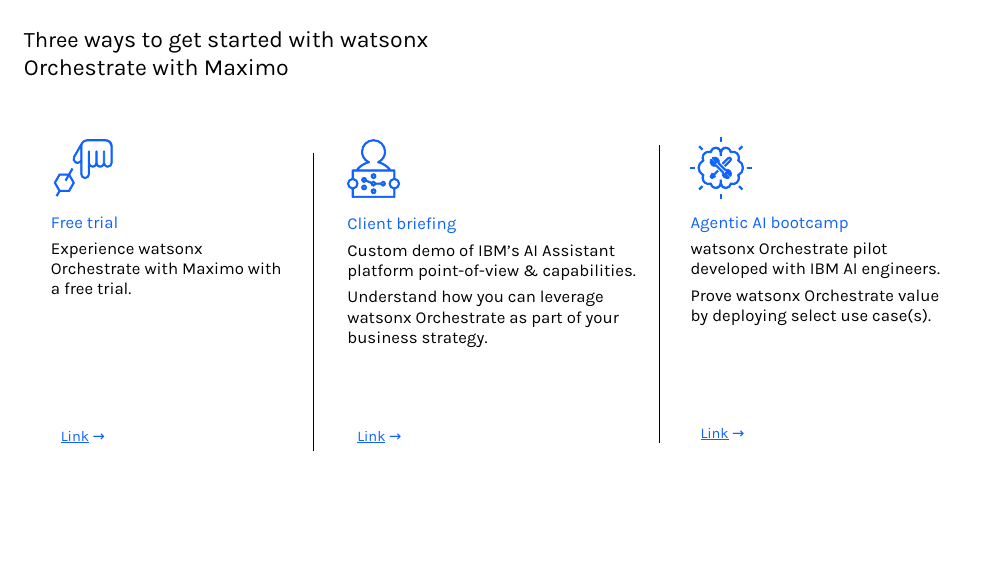
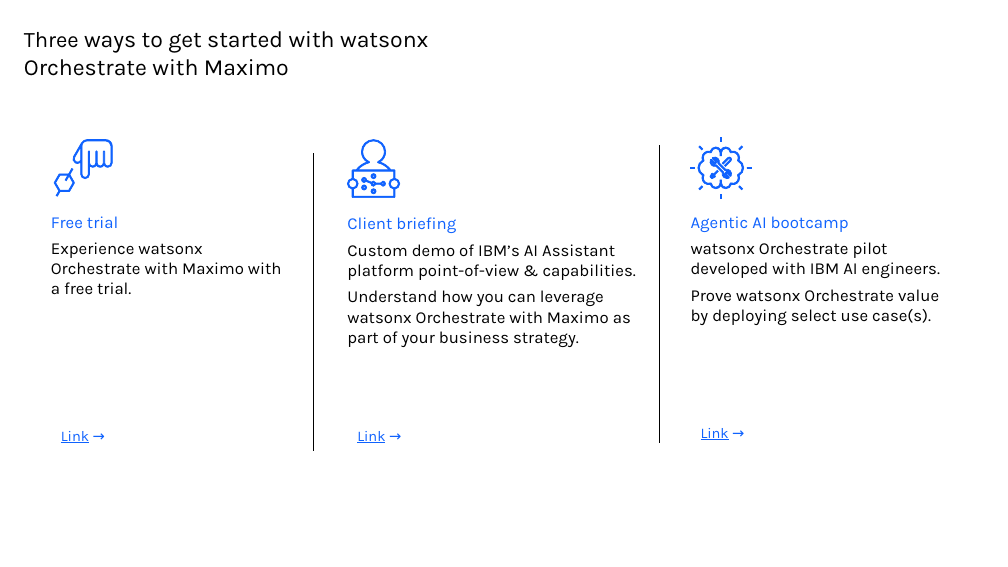
Before and after one commit to ncrowther/wxo-maximo, a slide deck: slide 7 of docs/MaximoWxo.pptx. Drawn at 1008x567 pixels with LibreOffice and Linux fonts; fonts in the diff are those of the drawing. Boxes give left, top, right and bottom in pixels: in the first picture for what was removed or moved away, otherwise in the second. Text is boxed around its words. In the diff, an @@ line names an element or a change of style, - is before the commit and + after.

```diff
--- a/docs/MaximoWxo.pptx
+++ b/docs/MaximoWxo.pptx
@@ text at (347,290,631,347): text changed @@
-Understand how you can leverage watsonx Orchestrate as part of your business strategy.
+Understand how you can leverage watsonx Orchestrate with Maximo as part of your business strategy.
```
Also in this commit, not shown: 6 other slides changed, 7 other files.
